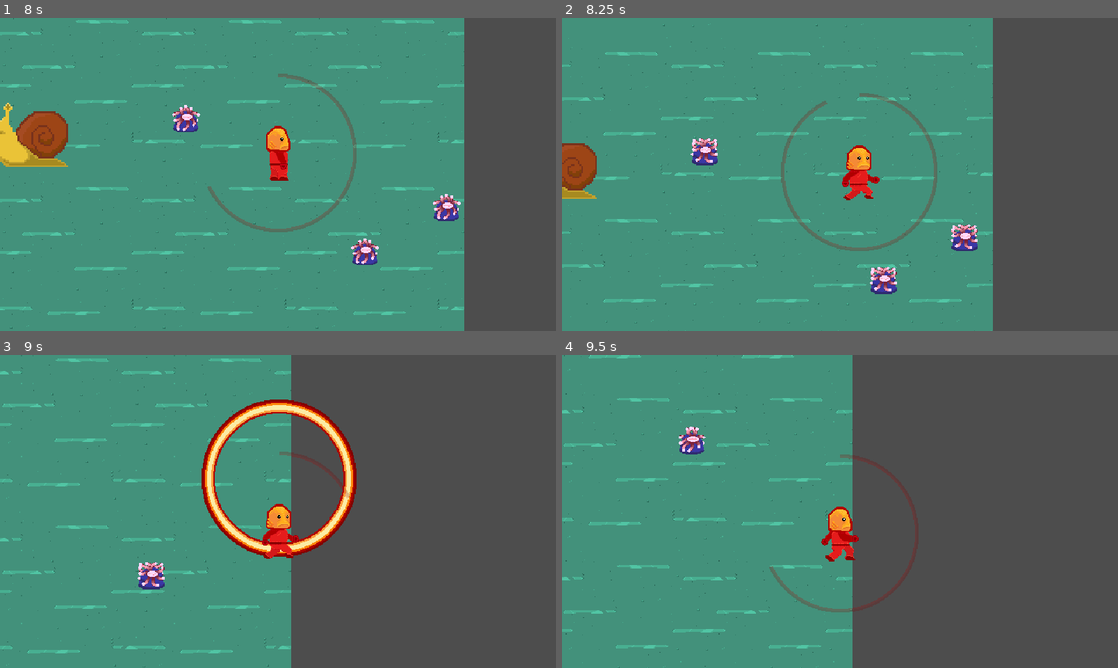
Above: before the commit, frames 1-4 (two rows, left to right).
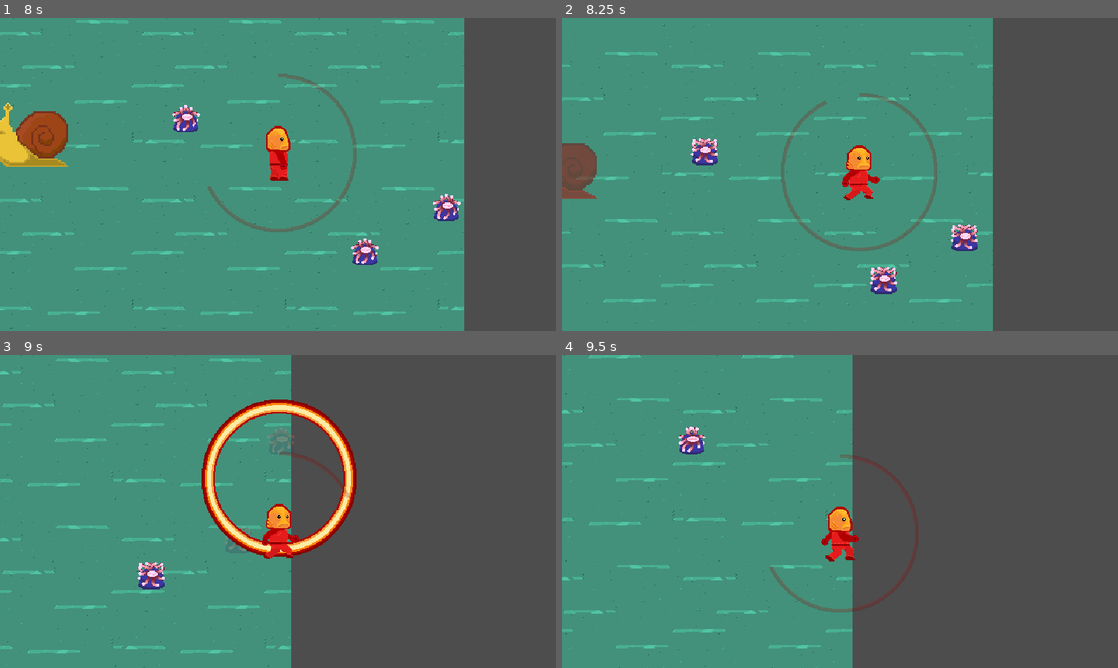
Above: after the commit, the same moments.

Repository: Splashy-Inc/enemy-anemone
Game: Godot game, scene res://SCENES/screen_manager.tscn
Two runs of this game, one before a commit and one after it. Both use one fixed random seed, a clock stepped at 60 frames per second and the inputs below.
Inputs (mouse positions are in pixels of both pictures, inside the frame that each line leads up to):
- Up to frame 1 (8 s): click "Play" at 0.5 s; tap Enter at 1.25 s; move the mouse to (400, 158) at 1.27 s; press the mouse at (400, 158) at 1.28 s; hold D (right) 1.28-2.03 s; move the mouse to (166, 190) at 2.02 s; release the mouse at (166, 190) at 2.03 s; hold S (down) 2.03-2.78 s; click (166, 190) at 2.1 s; move the mouse to (333, 105) at 2.77 s; press the mouse at (333, 105) at 2.78 s; hold D (right) 2.78-3.53 s; move the mouse to (250, 237) at 3.52 s; release the mouse at (250, 237) at 3.53 s; hold W (up) 3.53-4.28 s; click (250, 237) at 3.6 s; move the mouse to (444, 221) at 4.27 s; press the mouse at (444, 221) at 4.28 s; hold A (left) 4.28-5.78 s; move the mouse to (111, 127) at 5.02 s; release the mouse at (111, 127) at 5.03 s; click (111, 127) at 5.1 s; move the mouse to (305, 174) at 5.77 s; press the mouse at (305, 174) at 5.78 s; hold S (down) 5.78-6.53 s; move the mouse to (194, 96) at 6.52 s; release the mouse at (194, 96) at 6.53 s; hold D (right) 6.53-7.28 s; click (194, 96) at 6.6 s; move the mouse to (400, 158) at 7.27 s; press the mouse at (400, 158) at 7.28 s; hold W (up) from 7.28 s (still down)
- Up to frame 2 (8.25 s): move the mouse to (728, 190) at 8.02 s; release W (up) at 8.03 s; release the mouse at (728, 190) at 8.03 s; hold D (right) from 8.03 s (still down); click (728, 190) at 8.1 s
- Up to frame 3 (9 s): move the mouse to (333, 442) at 8.77 s; release D (right) at 8.78 s; press the mouse at (333, 442) at 8.78 s; hold S (down) from 8.78 s (still down)
- Up to frame 4 (9.5 s): keep holding S (down)

Frame 1 is identical in both runs. In frame 2, 1.0% of the frame differs, in the area x 0-7%, y 40-58%; in frame 3, 0.2%; in frame 4, nothing differs.

Commit message:
Anemone death animation

Diff:
--- a/SCENES/anemone.tscn
+++ b/SCENES/anemone.tscn
@@ -45,6 +45,58 @@
 [sub_resource type="CircleShape2D" id="CircleShape2D_x274o"]
 radius = 20.0
 
+[sub_resource type="Animation" id="Animation_trfwq"]
+resource_name = "die"
+length = 0.25
+step = 0.05
+tracks/0/type = "value"
+tracks/0/imported = false
+tracks/0/enabled = true
+tracks/0/path = NodePath("AnimatedSprite2D:modulate")
+tracks/0/interp = 1
+tracks/0/loop_wrap = true
+tracks/0/keys = {
+"times": PackedFloat32Array(0, 0.25),
+"transitions": PackedFloat32Array(1, 1),
+"update": 0,
+"values": [Color(1, 0, 0, 0.478431), Color(1, 1, 1, 0)]
+}
+tracks/1/type = "method"
+tracks/1/imported = false
+tracks/1/enabled = true
+tracks/1/path = NodePath(".")
+tracks/1/interp = 1
+tracks/1/loop_wrap = true
+tracks/1/keys = {
+"times": PackedFloat32Array(0.25),
+"transitions": PackedFloat32Array(1),
+"values": [{
+"args": [],
+"method": &"_die"
+}]
+}
+
+[sub_resource type="Animation" id="Animation_h32lo"]
+length = 0.001
+tracks/0/type = "value"
+tracks/0/imported = false
+tracks/0/enabled = true
+tracks/0/path = NodePath("AnimatedSprite2D:modulate")
+tracks/0/interp = 1
+tracks/0/loop_wrap = true
+tracks/0/keys = {
+"times": PackedFloat32Array(0),
+"transitions": PackedFloat32Array(1),
+"update": 0,
+"values": [Color(1, 1, 1, 1)]
+}
+
+[sub_resource type="AnimationLibrary" id="AnimationLibrary_2k6gl"]
+_data = {
+"RESET": SubResource("Animation_h32lo"),
+"die": SubResource("Animation_trfwq")
+}
+
 [node name="Anemone" type="CharacterBody2D" groups=["Enemy"]]
 collision_layer = 4
 collision_mask = 12
@@ -71,6 +123,11 @@
 
 [node name="AttackTimer" type="Timer" parent="AttackRadius"]
 
+[node name="AnimationPlayer" type="AnimationPlayer" parent="."]
+libraries = {
+"": SubResource("AnimationLibrary_2k6gl")
+}
+
 [connection signal="body_entered" from="AttackRadius" to="." method="_on_attack_radius_body_entered"]
 [connection signal="body_exited" from="AttackRadius" to="." method="_on_attack_radius_body_exited"]
 [connection signal="timeout" from="AttackRadius/AttackTimer" to="." method="_on_attack_timer_timeout"]
--- a/SCENES/snail.tscn
+++ b/SCENES/snail.tscn
@@ -70,6 +70,44 @@
 [sub_resource type="CircleShape2D" id="CircleShape2D_75d6t"]
 radius = 50.01
 
+[sub_resource type="Animation" id="Animation_s6668"]
+resource_name = "on_hit"
+length = 0.25
+step = 0.05
+tracks/0/type = "value"
+tracks/0/imported = false
+tracks/0/enabled = true
+tracks/0/path = NodePath("AnimatedSprite2D:modulate")
+tracks/0/interp = 1
+tracks/0/loop_wrap = true
+tracks/0/keys = {
+"times": PackedFloat32Array(0, 0.25),
+"transitions": PackedFloat32Array(1, 1),
+"update": 0,
+"values": [Color(1, 0, 0, 0.478431), Color(1, 1, 1, 1)]
+}
+
+[sub_resource type="Animation" id="Animation_mxibv"]
+length = 0.001
+tracks/0/type = "value"
+tracks/0/imported = false
+tracks/0/enabled = true
+tracks/0/path = NodePath("AnimatedSprite2D:modulate")
+tracks/0/interp = 1
+tracks/0/loop_wrap = true
+tracks/0/keys = {
+"times": PackedFloat32Array(0),
+"transitions": PackedFloat32Array(1),
+"update": 0,
+"values": [Color(1, 1, 1, 1)]
+}
+
+[sub_resource type="AnimationLibrary" id="AnimationLibrary_f5eym"]
+_data = {
+"RESET": SubResource("Animation_mxibv"),
+"on_hit": SubResource("Animation_s6668")
+}
+
 [node name="Snail" type="StaticBody2D" groups=["Objective"]]
 collision_layer = 9
 collision_mask = 0
@@ -84,3 +122,8 @@
 
 [node name="CollisionShape2D" type="CollisionShape2D" parent="."]
 shape = SubResource("CircleShape2D_75d6t")
+
+[node name="AnimationPlayer" type="AnimationPlayer" parent="."]
+libraries = {
+"": SubResource("AnimationLibrary_f5eym")
+}
--- a/SCRIPTS/anemone.gd
+++ b/SCRIPTS/anemone.gd
@@ -6,22 +6,27 @@
 @export var target: Node2D
 
 @onready var attack_timer: Timer = $AttackRadius/AttackTimer
+@onready var animation_player: AnimationPlayer = $AnimationPlayer
+@onready var collision_shape_2d: CollisionShape2D = $CollisionShape2D
 
 var in_range_targets := []
+var dying = false
 
 func _physics_process(delta: float) -> void:
-	if not target:
-		target = get_tree().get_nodes_in_group("Objective").front()
-	var direction = global_position.direction_to(target.global_position)
-	if direction and not target in in_range_targets:
-		velocity = direction.normalized() * speed
-		attack_timer.stop()
-	else:
-		if attack_timer.is_stopped():
-			attack_timer.start()
-		velocity = Vector2.ZERO
+	if not dying:
+		if not target:
+			target = get_tree().get_nodes_in_group("Objective").front()
+		var direction = global_position.direction_to(target.global_position)
+		if direction and not target in in_range_targets:
+			velocity = direction.normalized() * speed
+			attack_timer.stop()
+		else:
+			if attack_timer.is_stopped():
+				target.on_hit(1)
+				attack_timer.start()
+			velocity = Vector2.ZERO
 
-	move_and_slide()
+		move_and_slide()
 
 func _on_attack_radius_body_entered(body: Node2D) -> void:
 	if not body in in_range_targets:
@@ -39,6 +44,11 @@
 		target.on_hit(1)
 
 func on_hit(damage: int):
+	dying = true
+	collision_shape_2d.disabled = true
+	animation_player.play("die")
+
+func _die():
 	remove_from_group("Enemy")
 	died.emit()
 	queue_free()
--- a/SCRIPTS/snail.gd
+++ b/SCRIPTS/snail.gd
@@ -1,6 +1,8 @@
 extends StaticBody2D
 
 signal died
+
+@onready var animation_player: AnimationPlayer = $AnimationPlayer
 
 @export var max_health := 100
 var cur_health := max_health
@@ -15,5 +17,7 @@
 
 func on_hit(damage: int):
 	cur_health = clamp(cur_health - damage, 0, max_health)
+	animation_player.play("on_hit")
+	animation_player.seek(0.0)
 	if cur_health <= 0:
 		died.emit()
Not shown: 1 places in SCENES/anemone.tscn that only renumber resources
Not shown: 1 places in SCENES/snail.tscn that only renumber resources
